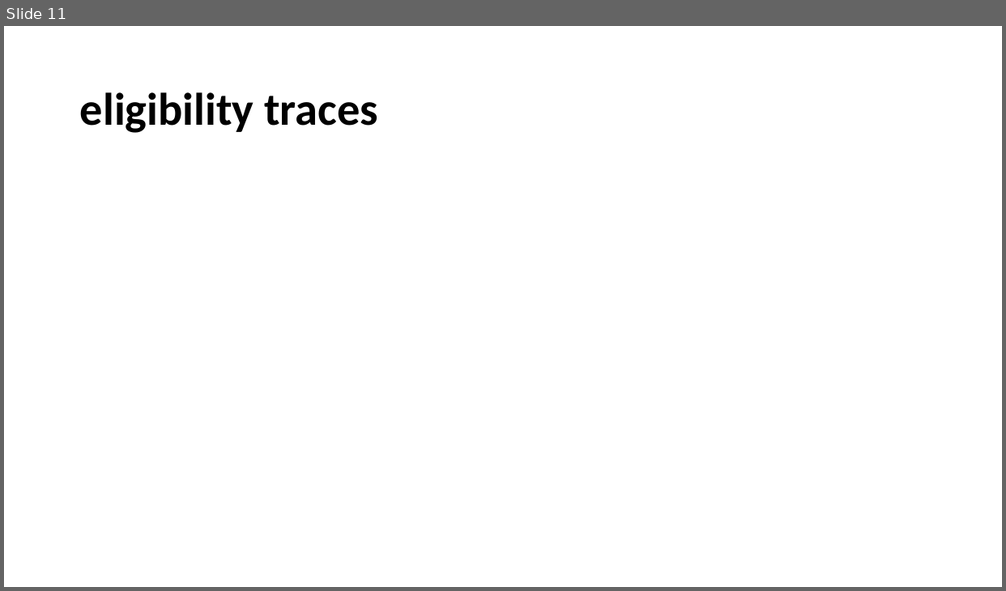
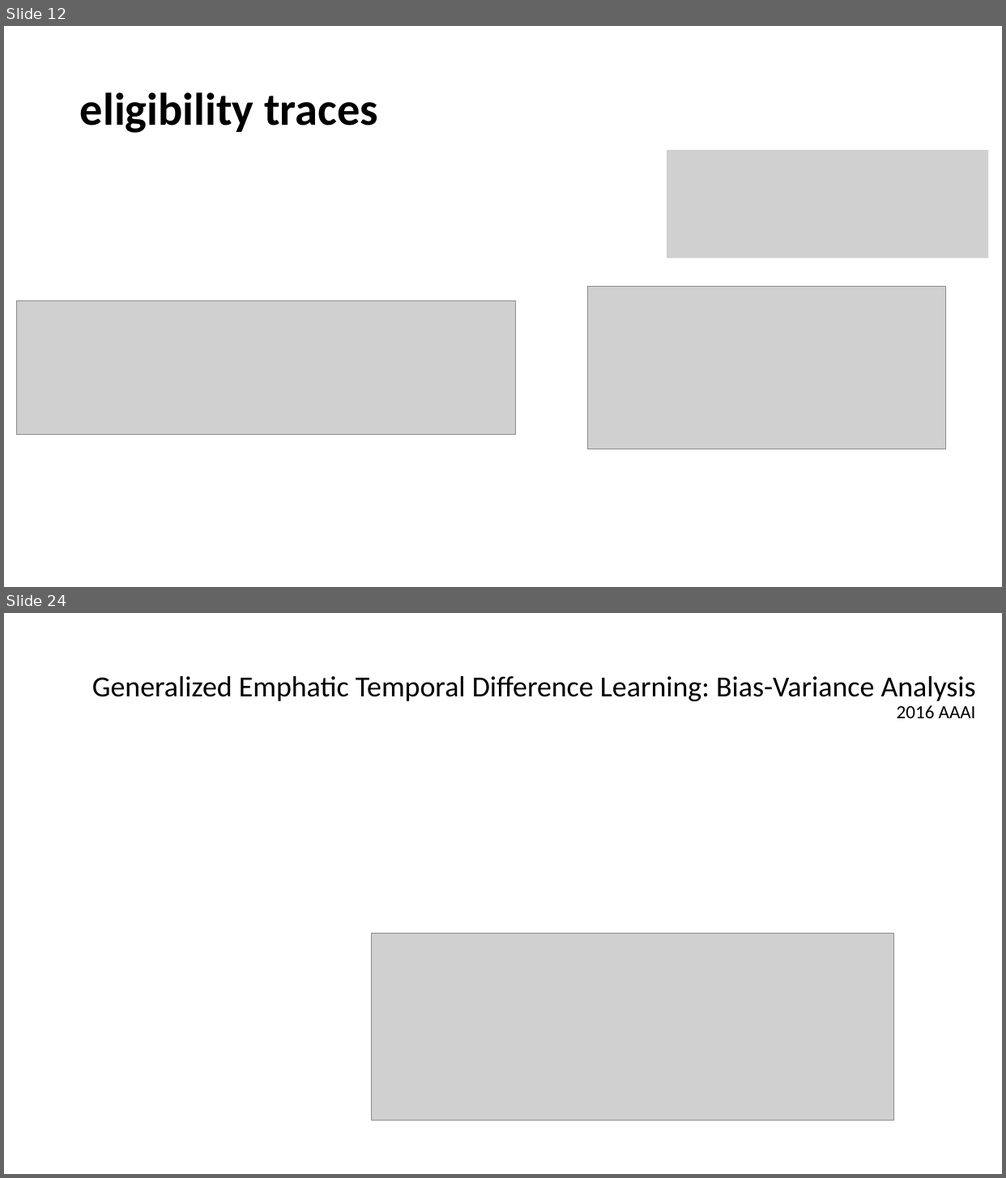
Before and after one commit to xfdywy/RL, a slide deck: RL analysis/RL analysis1.pptx. Shown one above the other, each under a label of ours: slide 11 before the commit, slides 12 and 24 after it; the slides between them are not shown. The pictures are 1006x591 and 1006x1178 pixels, drawn with LibreOffice and Linux fonts; fonts in the diff are those of the drawing; grey boxes stand for pictures. Boxes give left, top, right and bottom in pixels: in the first picture for what was removed or moved away, otherwise in the second. Text is boxed around its words. In the diff, an @@ line names an element or a change of style, - is before the commit and + after.

```diff
--- a/RL analysis/RL analysis1.pptx
+++ b/RL analysis/RL analysis1.pptx
@@ slide 24 added at [4,613,1002,1174], background #FFFFFF @@
@@ title added at [92,676,976,718], 28 pt, text #000000 @@
+Generalized Emphatic Temporal Difference Learning: Bias-Variance Analysis
+2016 AAAI
@@ picture added at [372,934,895,1122] @@
@@ what was slide 11 is now slide 12 @@
@@ slide 12 changed as well @@
@@ picture added at [667,150,988,258] @@
@@ picture added at [588,287,946,449] @@
@@ picture added at [17,301,516,436] @@
```
Also in this commit, not shown: 11 other slides changed, 21 other slides added, 3 slides removed, 1 other file.
